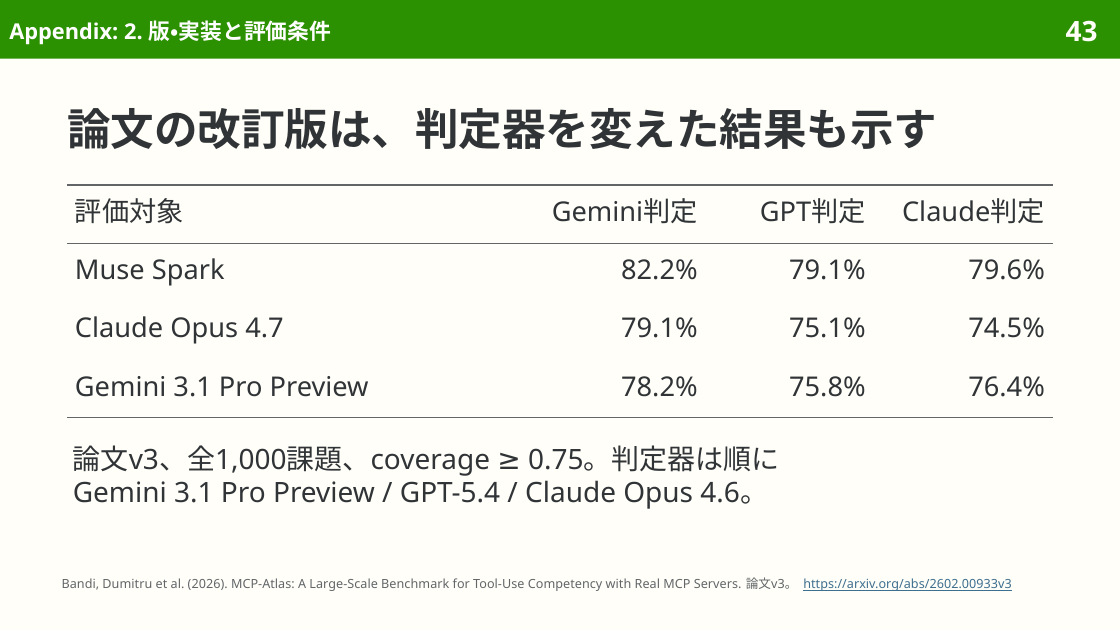
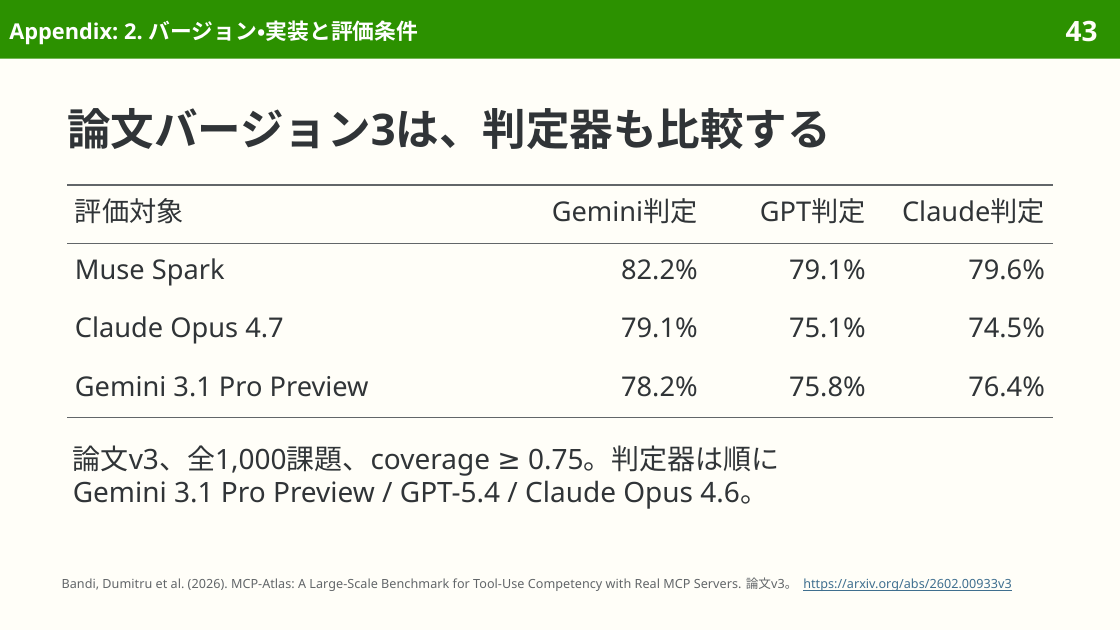
Before and after one commit to sasakiy84/datasets-in-10-minutes, a slide deck: slide 43 of slides/datasets-in-10-minutes-mcp-atlas.pptx. Drawn at 1120x630 pixels with LibreOffice and Linux fonts; fonts in the diff are those of the drawing. Boxes give left, top, right and bottom in pixels: in the first picture for what was removed or moved away, otherwise in the second. Text is boxed around its words. In the diff, an @@ line names an element or a change of style, - is before the commit and + after.

```diff
--- a/slides/datasets-in-10-minutes-mcp-atlas.pptx
+++ b/slides/datasets-in-10-minutes-mcp-atlas.pptx
@@ title at (x1=9, y1=20, x2=419, y2=45): text changed @@
-Appendix: 2. 版・実装と評価条件
+Appendix: 2. バージョン・実装と評価条件
@@ title at (x1=67, y1=108, x2=830, y2=149): text changed @@
-論文の改訂版は、判定器を変えた結果も示す
+論文バージョン3は、判定器も比較する
```
Also in this commit, not shown: 7 other slides changed, 4 other files.
